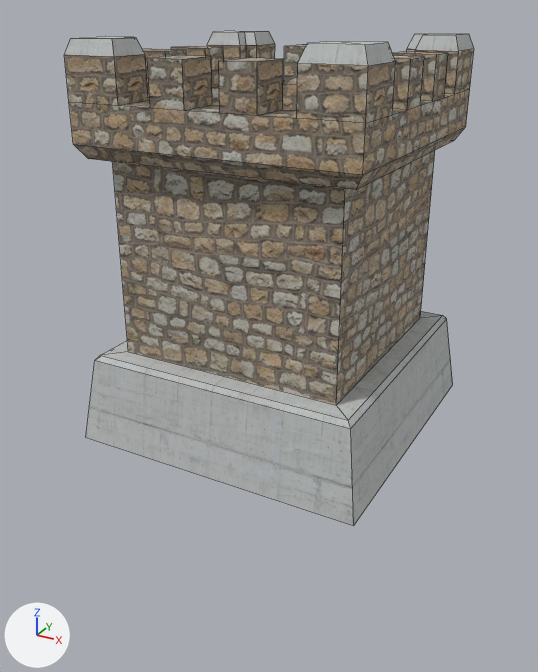
Renders of the FBX model GameProgrammingMajor/GameProgrammingMajor/GameProgrammingMajorContent/Models/tower_wall.FBX from each side of a commit.
Before and after are seen from a camera (50 mm lens) standing at (0.429, -0.816, 0.517) and looking at (-0.007, -0.023, 0.12). Every picture has the same lights, and +X, +Y and +Z are marked at lower left. Mesh edges are drawn as thin lines. Where no turn or scale is listed for an object, it has been applied to the vertices. Vertices at the same position are counted once.

Objects in the first picture: 'tower_wall'.
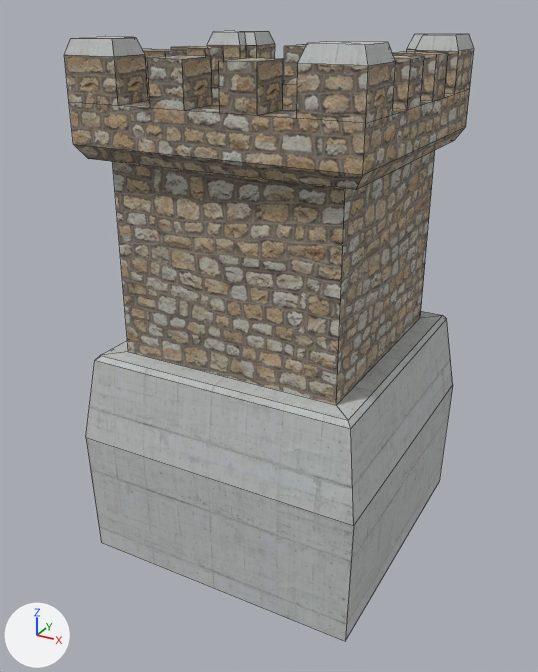
Boxes [x1, y1, x2, y2] around the edits, measured in the pictures (538 x 672 px):
'tower_wall', reshaped (23% taller): before [64, 30, 474, 526]; after [64, 30, 474, 641]
part 1 of me_tower_wall_ncl1_1, added: after [86, 386, 453, 641]

Patch to the scene script:
```diff
--- a/GameProgrammingMajor/GameProgrammingMajor/GameProgrammingMajorContent/Models/tower_wall.FBX.py
+++ b/GameProgrammingMajor/GameProgrammingMajor/GameProgrammingMajorContent/Models/tower_wall.FBX.py
@@ me_tower_wall_ncl1_1 @@
 # used by ob_tower_wall; location = (0.0, 0.0, 0.0)
 # verts and faces of me_tower_wall_ncl1_1; kept vertices keep their numbers, new ones are numbered from 207
 # before: 0 (-0.19, -0.19, 0.0) at pixel (85, 437), 1 (0.19, -0.19, 0.0) at pixel (353, 525), 2 (-0.19, 0.19, 0.0), 3 (0.19, 0.19, 0.0) at pixel (452, 384)
-me_tower_wall_ncl1_1.from_pydata(...)  # 207 vertices, 171 faces; spans x -0.19..0.19, y -0.19..0.19, z 0.0..0.489
+me_tower_wall_ncl1_1.from_pydata(...)  # 211 vertices, 175 faces; spans x -0.19..0.19, y -0.19..0.19, z -0.173..0.489
+# me_tower_wall_ncl1_1 part 1
+verts[207] = (-0.187, -0.187, -0.173)  # pixel (101, 542)
+verts[208] = (0.187, -0.187, -0.173)  # pixel (345, 641)
+verts[209] = (-0.187, 0.187, -0.173)
+verts[210] = (0.187, 0.187, -0.173)  # pixel (439, 481)
+faces += [(0, 207, 208, 1), (1, 208, 210, 3), (2, 3, 210, 209), (0, 2, 209, 207)]  # mat_material__38 (picture img_concretenew_jpg)
 me_tower_wall_ncl1_1.materials.append(mat_material__38)
```
